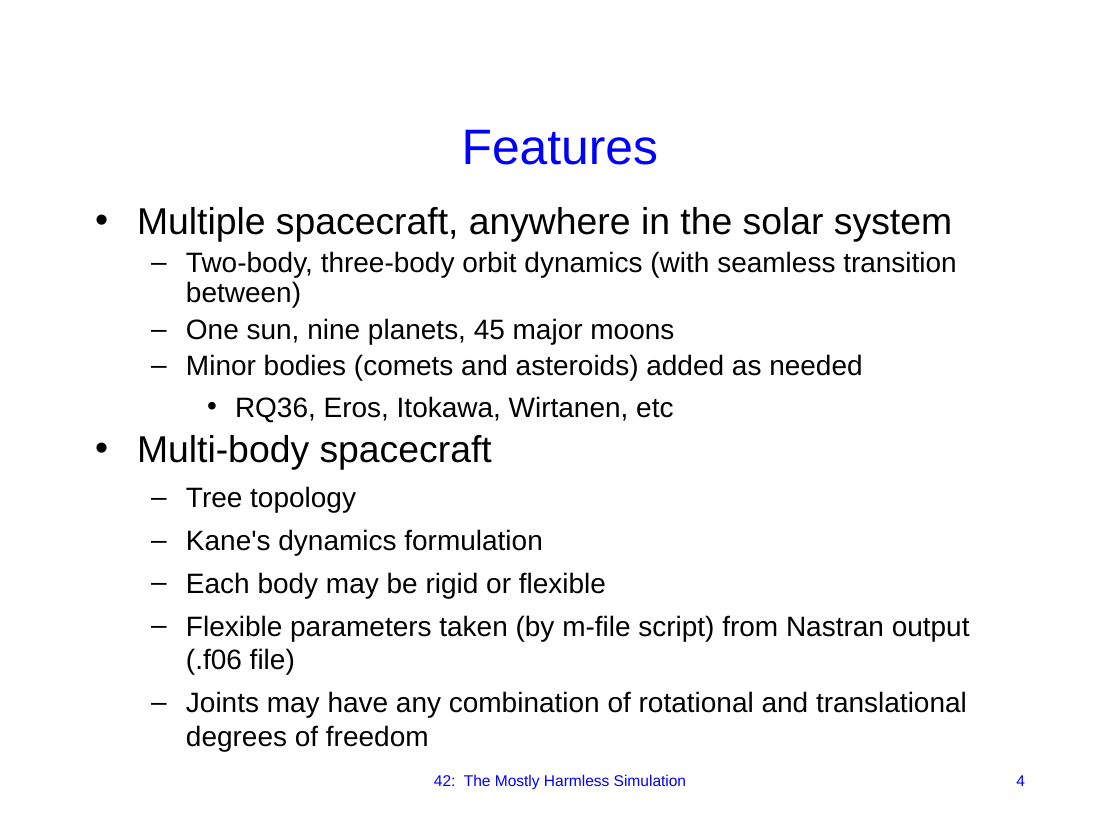
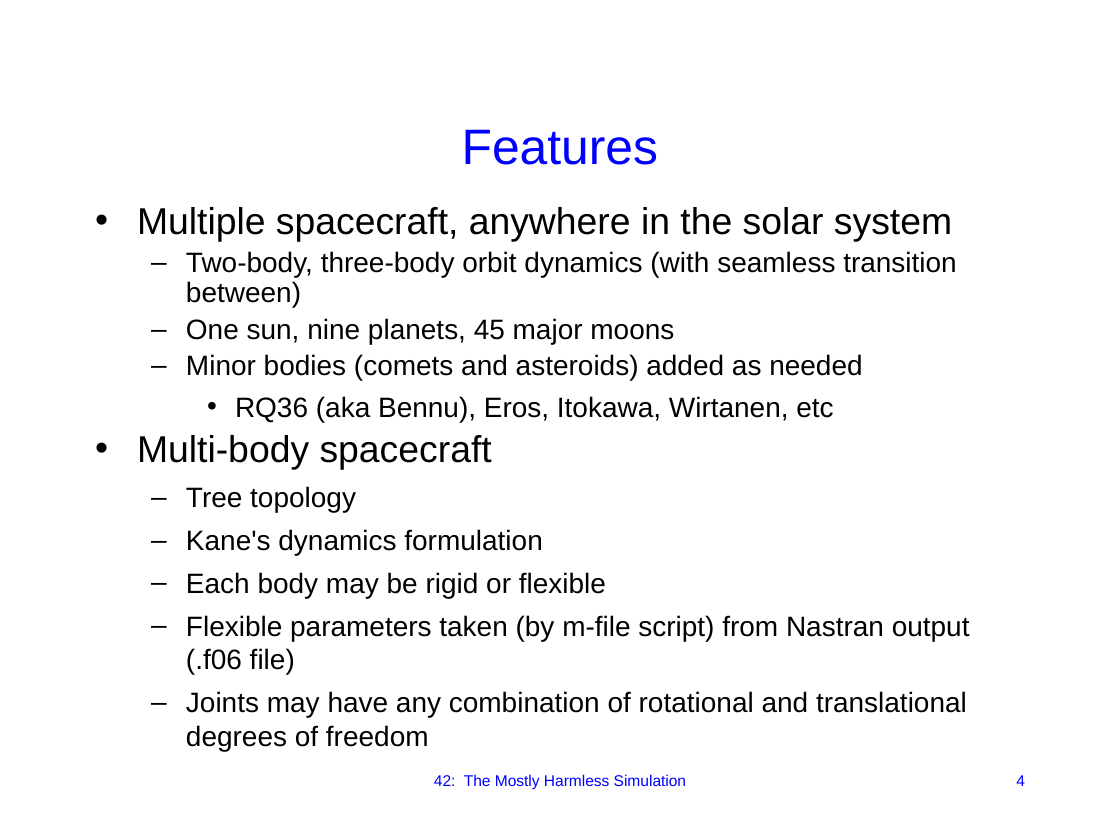
Before and after one commit to ericstoneking/42, a slide deck: slide 4 of Docs/42 Overview.odp. Drawn at 1120x840 pixels with LibreOffice and Linux fonts; fonts in the diff are those of the drawing. Boxes give left, top, right and bottom in pixels: in the first picture for what was removed or moved away, otherwise in the second. Text is boxed around its words. In the diff, an @@ line names an element or a change of style, - is before the commit and + after.

```diff
--- a/Docs/42 Overview.odp
+++ b/Docs/42 Overview.odp
@@ text at [235,396,833,422]: text changed @@
-    • RQ36, Eros, Itokawa, Wirtanen, etc
+    • RQ36 (aka Bennu), Eros, Itokawa, Wirtanen, etc
```
Also in this commit, not shown: 3 other slides changed, 50 other files.
